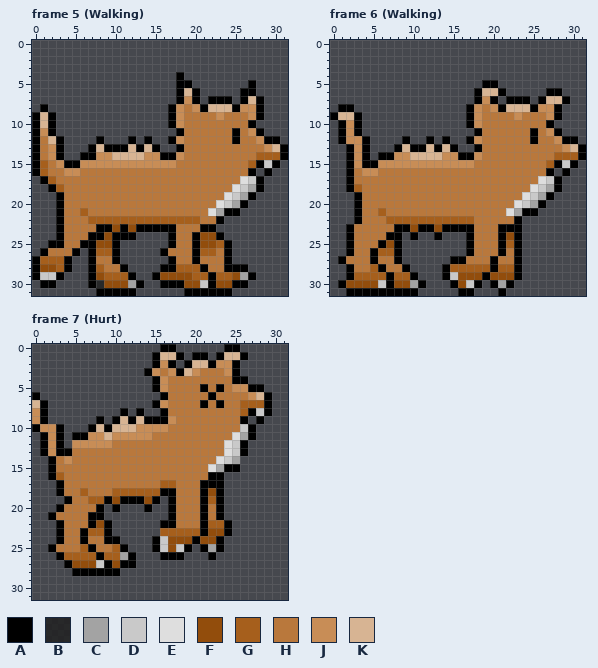
Pixel-art file -- Assets/Graphics/Wolf_brown.aseprite. Above, as it was before the edit.
32x32 pixels, 7 frames. Shown: frame 5 (Walking), frame 6 (Walking), frame 7 (Hurt). The commit also changed other frames, which this record leaves out.
Palette (. is transparent): A #000000  B #202020c6  C #a3a3a3  D #c9c9c9  E #dedede  F #924d0c  G #a65f1c  H #b9783c  J #c88d56  K #d7b493
New version:
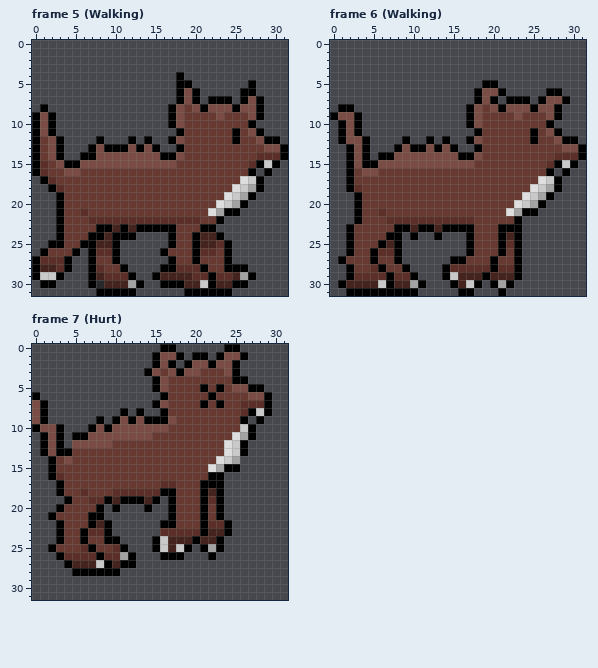
The edit:
{"colour":"F","old":"#924d0c","new":"#46241e"}
{"colour":"G","old":"#a65f1c","new":"#5c3028"}
{"colour":"H","old":"#b9783c","new":"#663931"}
{"colour":"J","old":"#c88d56","new":"#7a4d44"}
{"where": "frame 5 (Walking), layer \"Layer 1\""}
{"frame":5,"y":6,"x":19,"old":"K","new":"J"}
{"frame":5,"y":7,"x":27,"old":"K","new":"J"}
{"frame":5,"y":8,"x":22,"old":"KKK","new":"JJJ"}
{"frame":5,"y":9,"x":1,"old":"K","new":"J"}
{"frame":5,"y":10,"x":1,"old":"K","new":"J"}
{"frame":5,"y":12,"x":2,"old":"K","new":"J"}
{"frame":5,"y":13,"x":8,"old":"K","new":"J"}
{"frame":5,"y":13,"x":12,"old":"K","new":"J"}
{"frame":5,"y":13,"x":14,"old":"K","new":"J"}
{"frame":5,"y":13,"x":30,"old":"K","new":"J"}
{"frame":5,"y":14,"x":10,"old":"KKKK","new":"JJJJ"}
{"where": "frame 6 (Walking), layer \"Layer 1\""}
{"frame":6,"y":6,"x":19,"old":"KK","new":"JJ"}
{"frame":6,"y":7,"x":27,"old":"KK","new":"JJ"}
{"frame":6,"y":8,"x":22,"old":"KKK","new":"JJJ"}
{"frame":6,"y":9,"x":1,"old":"KK","new":"JJ"}
{"frame":6,"y":13,"x":9,"old":"K","new":"J"}
{"frame":6,"y":13,"x":12,"old":"K","new":"J"}
{"frame":6,"y":13,"x":14,"old":"K","new":"J"}
{"frame":6,"y":13,"x":30,"old":"K","new":"J"}
{"frame":6,"y":14,"x":10,"old":"KKKK","new":"JJJJ"}
{"where": "frame 7 (Hurt), layer \"Layer 1\""}
{"frame":7,"y":1,"x":16,"old":"KK","new":"JJ"}
{"frame":7,"y":1,"x":24,"old":"KK","new":"JJ"}
{"frame":7,"y":2,"x":20,"old":"KK","new":"JJ"}
{"frame":7,"y":3,"x":19,"old":"K","new":"J"}
{"frame":7,"y":6,"x":28,"old":"K","new":"J"}
{"frame":7,"y":7,"x":0,"old":"K","new":"J"}
{"frame":7,"y":9,"x":11,"old":"K","new":"J"}
{"frame":7,"y":9,"x":13,"old":"K","new":"J"}
{"frame":7,"y":10,"x":8,"old":"K","new":"J"}
{"frame":7,"y":10,"x":10,"old":"KKK","new":"JJJ"}
{"frame":7,"y":11,"x":9,"old":"K","new":"J"}
